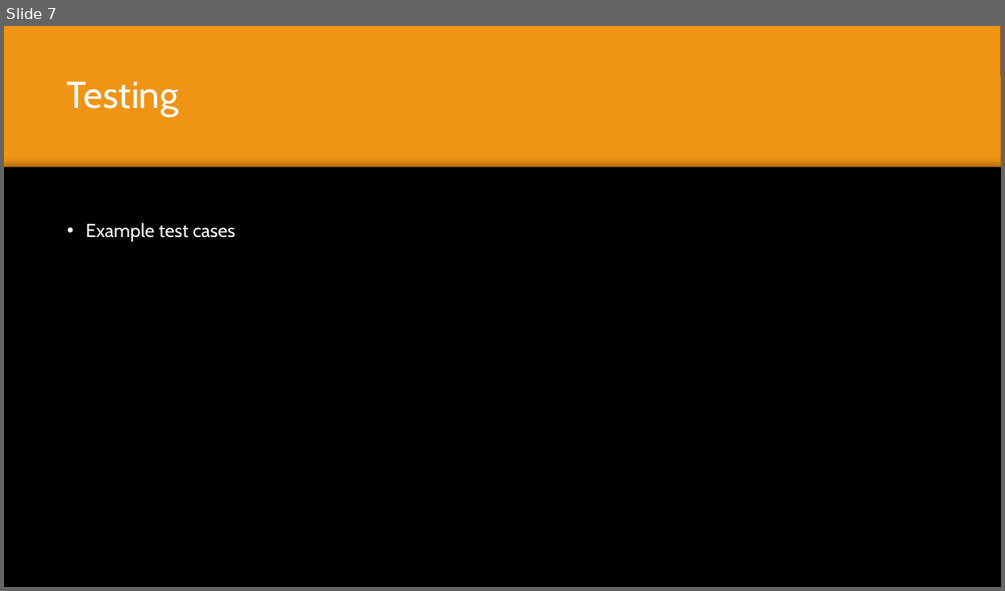
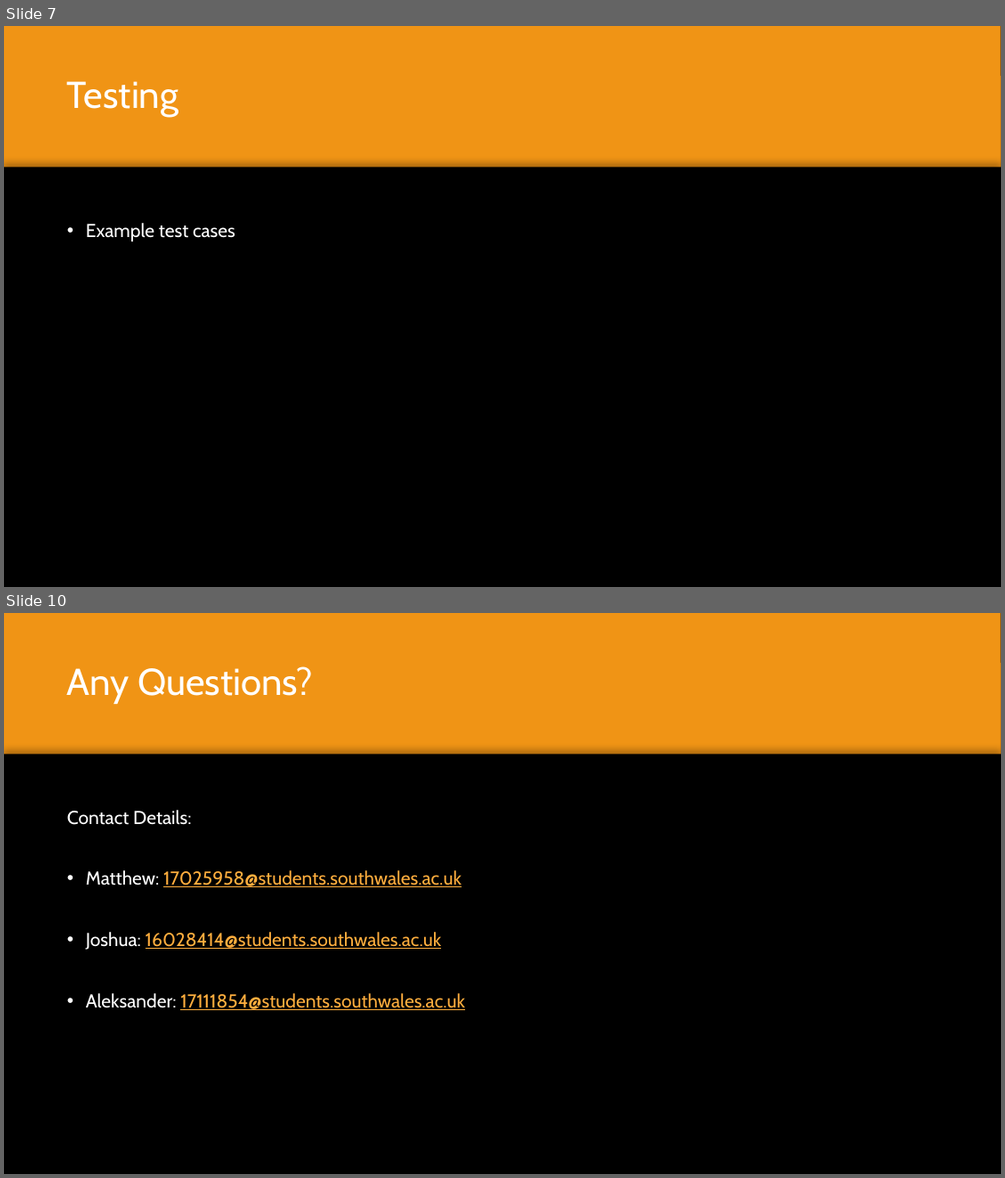
Before and after one commit to denizarikoglu/Repository, a slide deck: Files/Finle prgress, Team 1 Group 6.pptx. Shown one above the other, each under a label of ours: slide 7 before the commit, slides 7 and 10 after it; the slides between them are not shown. The pictures are 1005x591 and 1005x1178 pixels, drawn with LibreOffice and Linux fonts; fonts in the diff are those of the drawing; background and template pictures are left out. Boxes give left, top, right and bottom in pixels: in the first picture for what was removed or moved away, otherwise in the second. Text is boxed around its words. In the diff, an @@ line names an element or a change of style, - is before the commit and + after.

```diff
--- a/Files/Finle prgress, Team 1 Group 6.pptx
+++ b/Files/Finle prgress, Team 1 Group 6.pptx
@@ slide 10 added at box(4, 613, 1001, 1174), background picture (left out); not listed: 2 template elements that a slide beside it also shows @@
@@ rectangle added at box(4, 613, 1001, 1174), fill #F09415 @@
@@ title added at box(67, 666, 313, 704), 36 pt, text #FFFFFF @@
+Any Questions?
@@ rectangle added at box(4, 755, 1001, 1174), fill #000000 @@
@@ text added at box(67, 810, 465, 1010), 18 pt, text #FFAE3E, underline @@
+Contact Details:
+• Matthew: 17025958@students.southwales.ac.uk
+• Joshua: 16028414@students.southwales.ac.uk
+• Aleksander: 17111854@students.southwales.ac.uk
```
Also in this commit, not shown: 1 slide changed, 2 other slides added, 1 slide removed.
